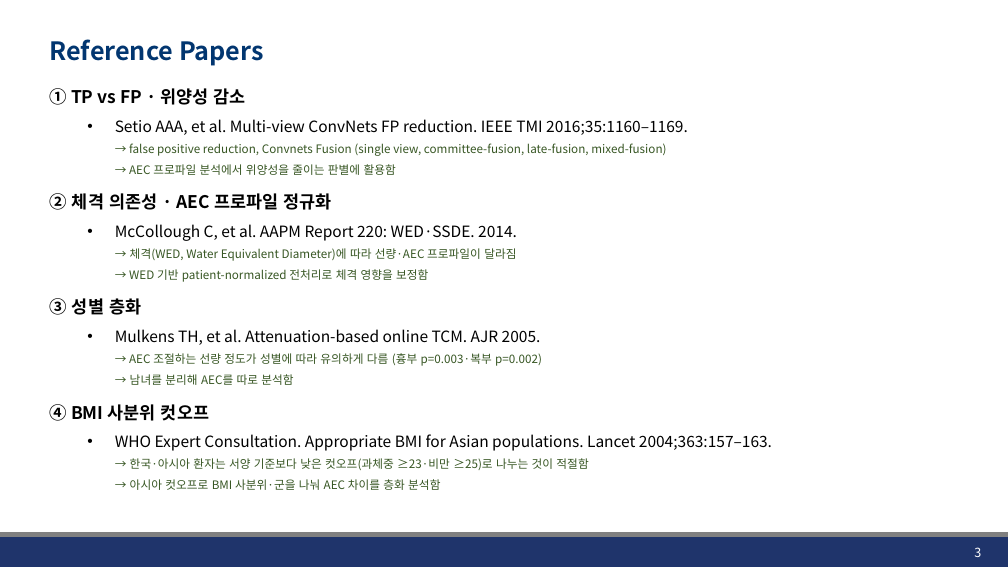
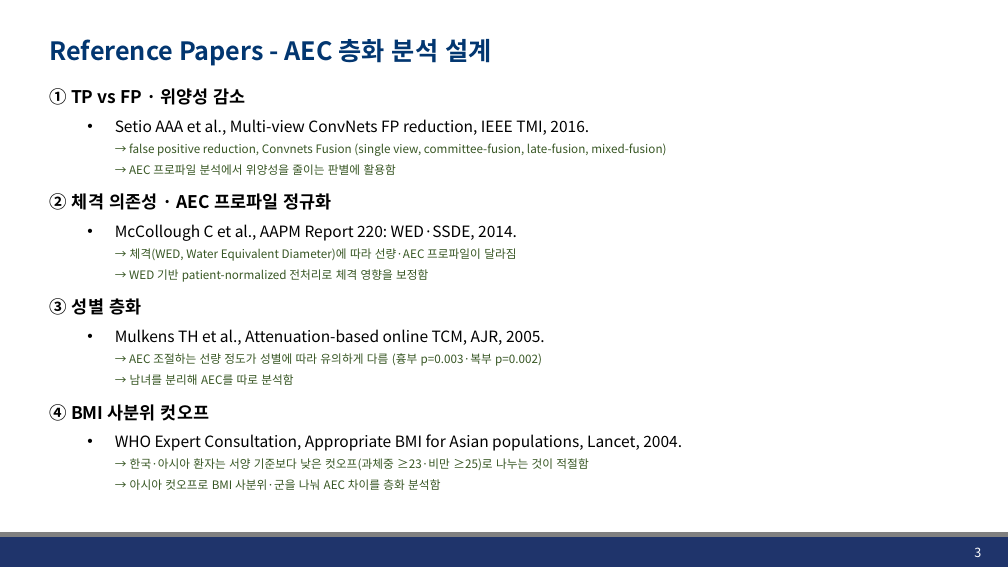
Before and after one commit to JHWannabe/Clinical_Study, a slide deck: slide 3 of docs/260729_Stratified Analysis of AEC.pptx. Drawn at 1008x567 pixels with LibreOffice and Linux fonts; fonts in the diff are those of the drawing; background and template pictures are left out. Boxes give left, top, right and bottom in pixels: in the first picture for what was removed or moved away, otherwise in the second. Text is boxed around its words. In the diff, an @@ line names an element or a change of style, - is before the commit and + after.

```diff
--- a/docs/260729_Stratified Analysis of AEC.pptx
+++ b/docs/260729_Stratified Analysis of AEC.pptx
@@ title at [50, 39, 491, 66]: text changed @@
-Reference Papers
+Reference Papers - AEC 층화 분석 설계
@@ text at [115, 119, 589, 135]: text changed @@
-  • Setio AAA, et al. Multi-view ConvNets FP reduction. IEEE TMI 2016;35:1160–1169.
+  • Setio AAA et al., Multi-view ConvNets FP reduction, IEEE TMI, 2016.
@@ text at [115, 224, 517, 241]: text changed @@
-  • McCollough C, et al. AAPM Report 220: WED·SSDE. 2014.
+  • McCollough C et al., AAPM Report 220: WED·SSDE, 2014.
@@ text at [115, 329, 545, 345]: text changed @@
-  • Mulkens TH, et al. Attenuation-based online TCM. AJR 2005.
+  • Mulkens TH et al., Attenuation-based online TCM, AJR, 2005.
@@ text at [115, 434, 682, 451]: text changed @@
-  • WHO Expert Consultation. Appropriate BMI for Asian populations. Lancet 2004;363:157–163.
+  • WHO Expert Consultation, Appropriate BMI for Asian populations, Lancet, 2004.
```
Also in this commit, not shown: 7 other slides changed, 1 slide added, 1 slide removed, 7 other files.
